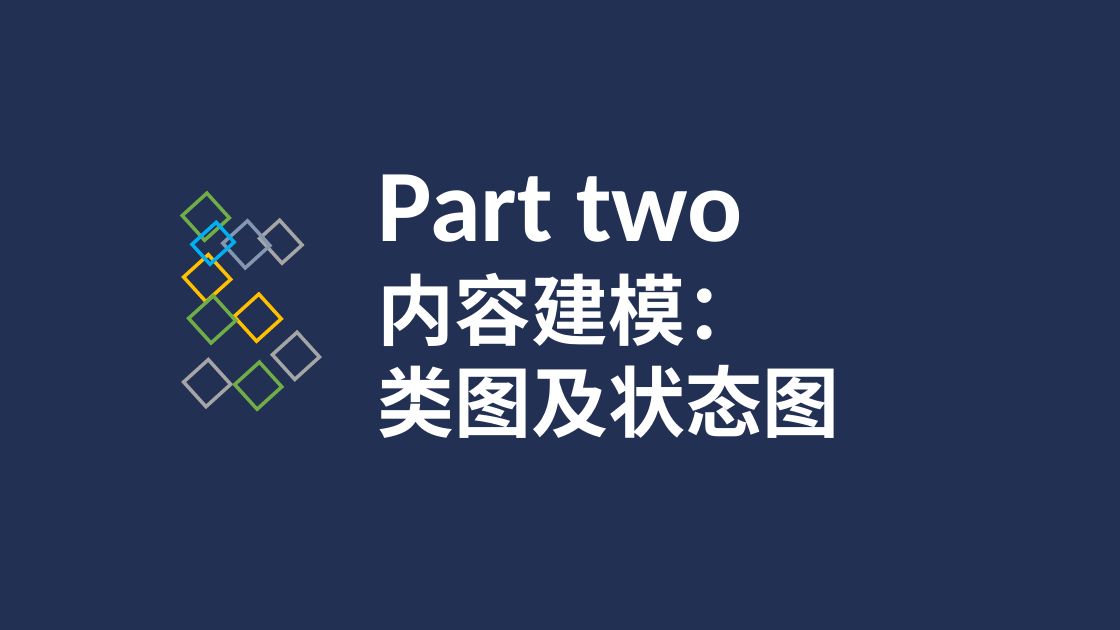
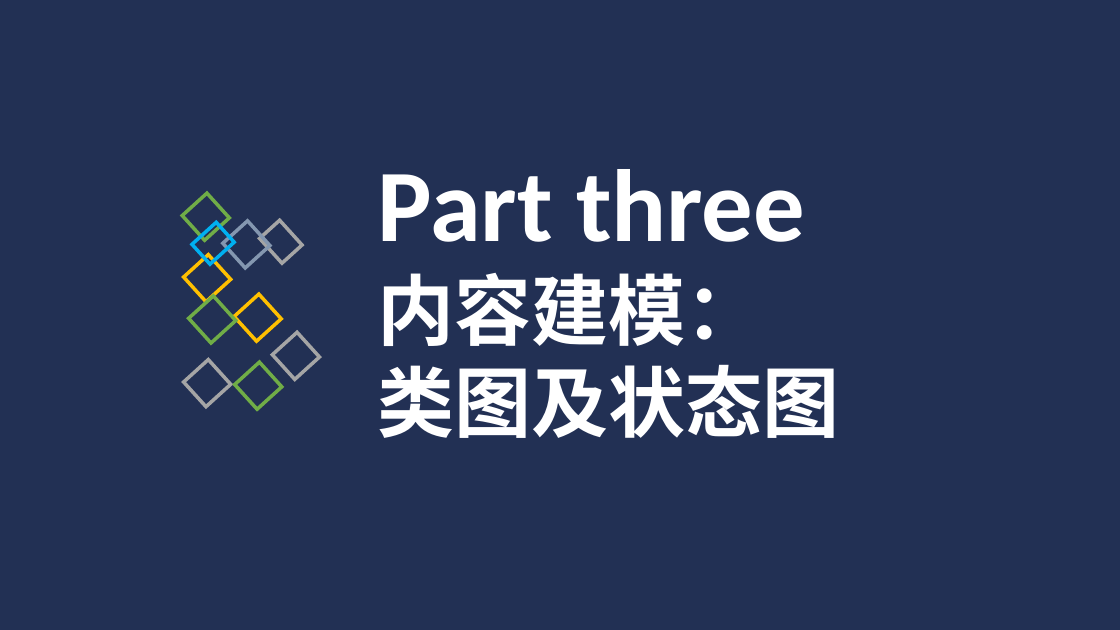
Before and after one commit to Glossy/WebEngineering, a slide deck: slide 8 of 应用建模.pptx (slide 2 before the commit). Drawn at 1120x630 pixels with LibreOffice and Linux fonts; fonts in the diff are those of the drawing. Boxes give left, top, right and bottom in pixels: in the first picture for what was removed or moved away, otherwise in the second. Text is boxed around its words. In the diff, an @@ line names an element or a change of style, - is before the commit and + after.

```diff
--- a/应用建模.pptx
+++ b/应用建模.pptx
@@ text at <box>378,169,805,242</box>: text changed @@
-Part two
+Part three
```
Also in this commit, not shown: 6 slides added, 3 other files.
